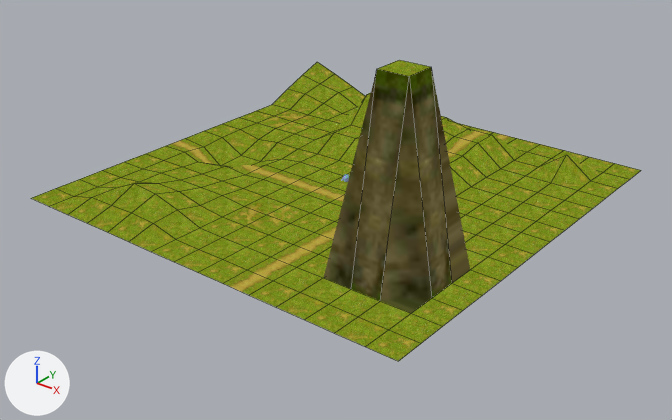
The Blender file resources/models/map/map2.blend as it was, and as the next commit left it.
One viewpoint serves both versions: a 50 mm lens placed at (120.6, -154.4, 88.1), pointed at (4.3, -9.0, -2.0). The axes (+X, +Y, +Z) are drawn at lower left. The lights are the same throughout. Mesh edges are drawn as thin lines on the coarser meshes.
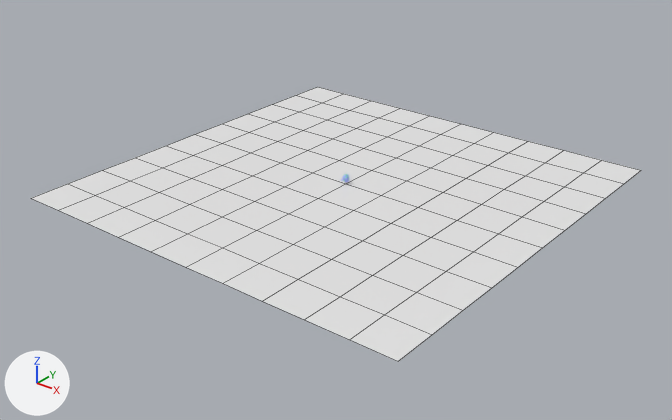
Boxes [x1, y1, x2, y2] around the edits, measured in the pictures (672 x 420 px; the box of a moved part takes in the faces that stretch with it):
'Grid.001', hidden
    before: [31, 60, 641, 361]
'Grid.002', added
    after: [31, 87, 641, 361]
part 1 of me_grid_003, built on (brown)
    before: [323, 60, 470, 313]
part 2 of me_grid_003, moved or reshaped (not visible afterwards)
    before: [299, 125, 362, 164]

What changed in the scene script:
```text
Add img_dirt_wall_detail_png:
    img_dirt_wall_detail_png = load_image('dirt_wall_detail.png', 'dirt_wall_detail.png', 256, 256, 'sRGB')
Add mat_dirt_wall_detail:
    mat_dirt_wall_detail = bpy.data.materials.new('dirt_wall_detail')
    mat_dirt_wall_detail.use_nodes = True; mat_dirt_wall_detail.node_tree.nodes.clear()
    _N = mat_dirt_wall_detail.node_tree.nodes; _L = mat_dirt_wall_detail.node_tree.links
    n0 = _N.new('ShaderNodeOutputMaterial'); n0.name = 'Material Output'
    n1 = _N.new('ShaderNodeTexImage'); n1.name = 'Image Texture'
    n1.image = img_dirt_wall_detail_png
    _L.new(n1.outputs[0], n0.inputs[0])  # 'Color' to 'Surface'
Change me_grid_003:
    used by ob_grid_001; location = (0.0, 0.0, 0.0)
    verts and faces of me_grid_003; kept vertices keep their numbers, new ones are numbered from 256
    before: 165 (-16.7, 16.7, 3.7) at pixel (334, 132), 166 (-10.0, 16.7, 3.7) at pixel (355, 138)
    remove me_grid_003.from_pydata(...)  # 256 vertices, 225 faces; spans x -50.0..50.0, y -50.0..50.0, z -4.4..40.5
    add me_grid_003.from_pydata(...)  # 409 vertices, 354 faces; spans x -50.0..50.0, y -50.0..50.0, z -4.4..10.1
    me_grid_003 part 1
    4 vertices are removed from x 30.0..36.7, y -30.0..-23.3, z 40.5
    9 faces are deleted
    36 vertices are added at x -50.0..50.0, y -50.0..50.0, z 0.0..5.1
    16 new faces join them, mat_grass
    12 new faces join them, mat_rock
    6 new faces join them, mat_dirt_wall_detail
    4 new faces join them, mat_patchy_grass
    me_grid_003 part 2
    add verts[165] = (-16.7, 16.7, 2.9)  # moved
    add verts[166] = (-10.0, 16.7, 3.0)  # moved
    add me_grid_003.materials.append(mat_dirt_wall_detail)
Add me_grid:
    me_grid.from_pydata(...)  # 121 vertices, 100 faces; spans x -50.0..50.0, y -50.0..50.0, z 0.0
Change ob_grid_001:
    add ob_grid_001.hide_set(True)
Add ob_grid_002:
    ob_grid_002 = bpy.data.objects.new('Grid.002', me_grid)
    ob_grid_002.location = (0.0, 0.0, 0.0)
```
